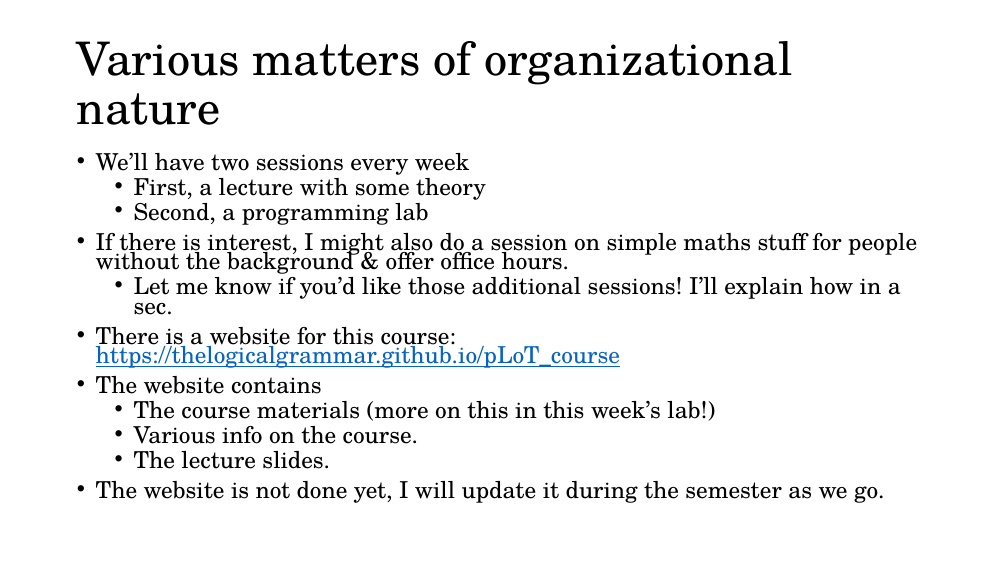
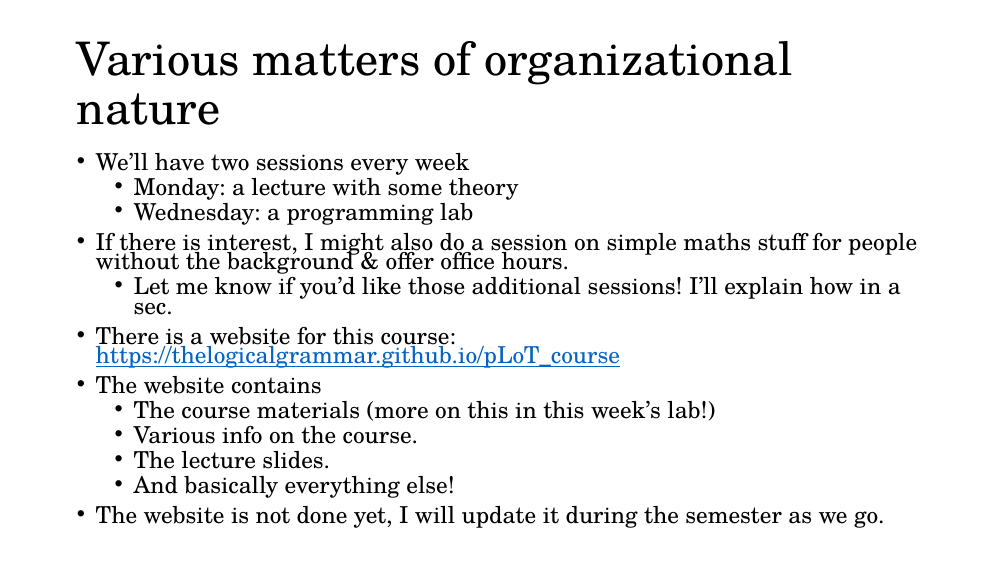
Before and after one commit to thelogicalgrammar/pLoT_course, a slide deck: slide 3 of 1_introduction.pptx. Drawn at 1008x567 pixels with LibreOffice and Linux fonts; fonts in the diff are those of the drawing; background and template pictures are left out. Boxes give left, top, right and bottom in pixels: in the first picture for what was removed or moved away, otherwise in the second. Text is boxed around its words. In the diff, an @@ line names an element or a change of style, - is before the commit and + after.

```diff
--- a/1_introduction.pptx
+++ b/1_introduction.pptx
@@ text at <box>134,172,519,225</box>: text changed @@
-  • First, a lecture with some theory
-  • Second, a programming lab
+  • Monday: a lecture with some theory
+  • Wednesday: a programming lab
@@ text at <box>134,476,454,498</box>: paragraph added @@
+  • And basically everything else!
```
Also in this commit, not shown: 7 other slides changed, 9 other files.
